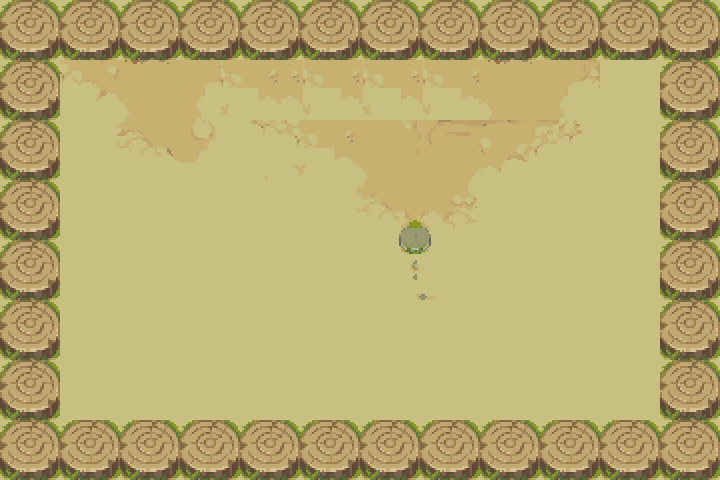
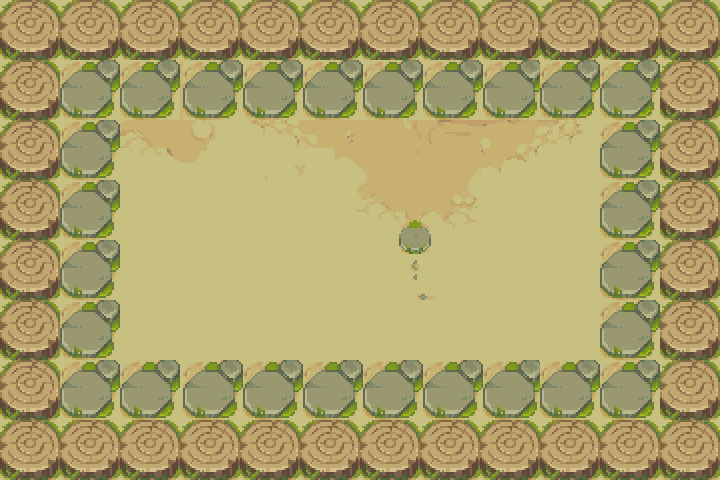
Layered file, before and after one edit (720x480). Changes by layer:
added group "stoneroad_down" with 8 layers above "stoneroad_up" over <box>120,360,600,420</box>
added layer "레이어 95" (1st of 2, in "stoneroad_down") in group "stoneroad_down" over <box>363,360,423,420</box>
added layer "레이어 98" (1st of 2, in "stoneroad_down") in group "stoneroad_down" over <box>540,360,600,420</box>
added layer "레이어 97" (1st of 2, in "stoneroad_down") in group "stoneroad_down" over <box>483,360,543,420</box>
added layer "레이어 96" (1st of 2, in "stoneroad_down") in group "stoneroad_down" over <box>423,360,483,420</box>
added layer "레이어 94" (1st of 2, in "stoneroad_down") in group "stoneroad_down" over <box>303,360,363,420</box>
added layer "레이어 93" (1st of 2, in "stoneroad_down") in group "stoneroad_down" over <box>243,360,303,420</box>
added layer "레이어 92" (1st of 2, in "stoneroad_down") in group "stoneroad_down" over <box>183,360,243,420</box>
added layer "레이어 91" (1st of 2, in "stoneroad_down") in group "stoneroad_down" over <box>120,360,180,420</box>
added group "stoneroad_up" with 8 layers above "stoneroad_right" over <box>120,60,600,120</box>
added layer "레이어 95" (2nd of 2, in "stoneroad_up") in group "stoneroad_up" over <box>363,60,423,120</box>
added layer "레이어 98" (2nd of 2, in "stoneroad_up") in group "stoneroad_up" over <box>540,60,600,120</box>
added layer "레이어 97" (2nd of 2, in "stoneroad_up") in group "stoneroad_up" over <box>483,60,543,120</box>
added layer "레이어 96" (2nd of 2, in "stoneroad_up") in group "stoneroad_up" over <box>423,60,483,120</box>
added layer "레이어 94" (2nd of 2, in "stoneroad_up") in group "stoneroad_up" over <box>303,60,363,120</box>
added group "stoneroad_right" with 6 layers above "stoneroad_left" over <box>600,60,660,420</box>
added group "stoneroad_left" with 6 layers above "101112 복사" over <box>60,60,120,420</box>
…and 20 more changes (15 added, 5 stack)
